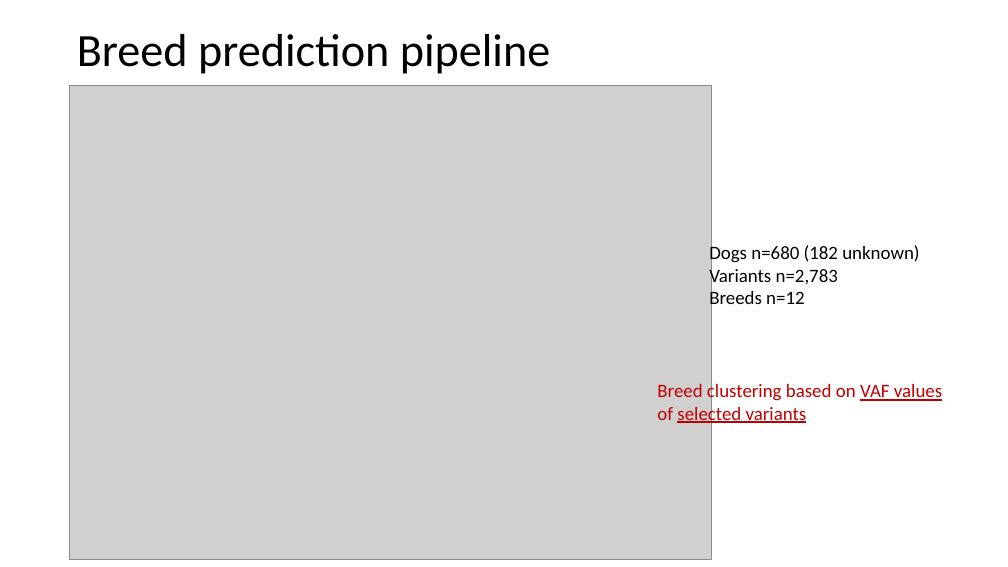
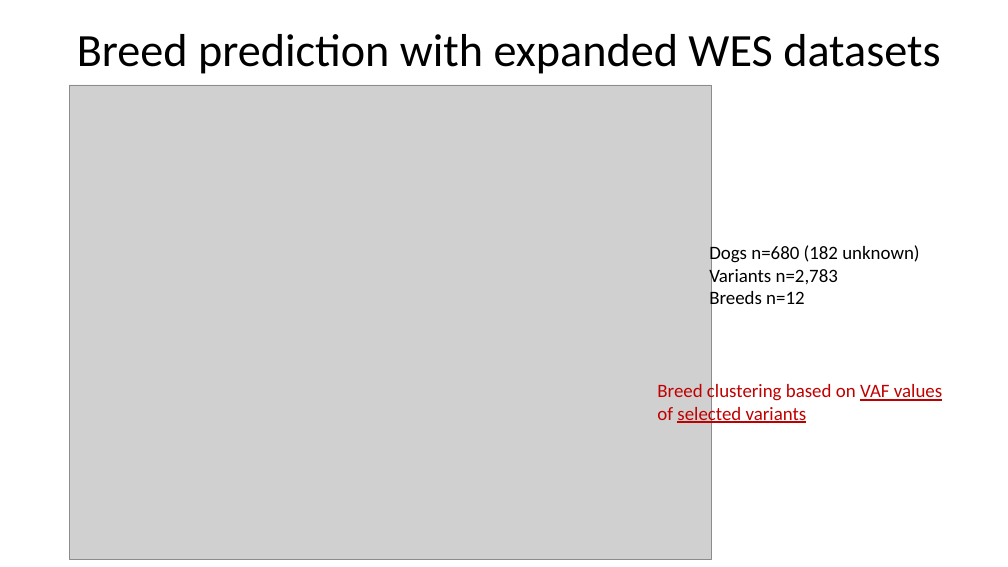
Before and after one commit to JingxuanChen7/canine_tumor_wes, a slide deck: slide 7 of doc/LabMeeting120123.pptx. Drawn at 1008x567 pixels with LibreOffice and Linux fonts; fonts in the diff are those of the drawing; grey boxes stand for pictures. Boxes give left, top, right and bottom in pixels: in the first picture for what was removed or moved away, otherwise in the second. Text is boxed around its words. In the diff, an @@ line names an element or a change of style, - is before the commit and + after.

```diff
--- a/doc/LabMeeting120123.pptx
+++ b/doc/LabMeeting120123.pptx
@@ title at [77,34,940,74]: text changed @@
-Breed prediction pipeline
+Breed prediction with expanded WES datasets
```
Also in this commit, not shown: 7 other slides changed, 5 slides added, 1 other file.
